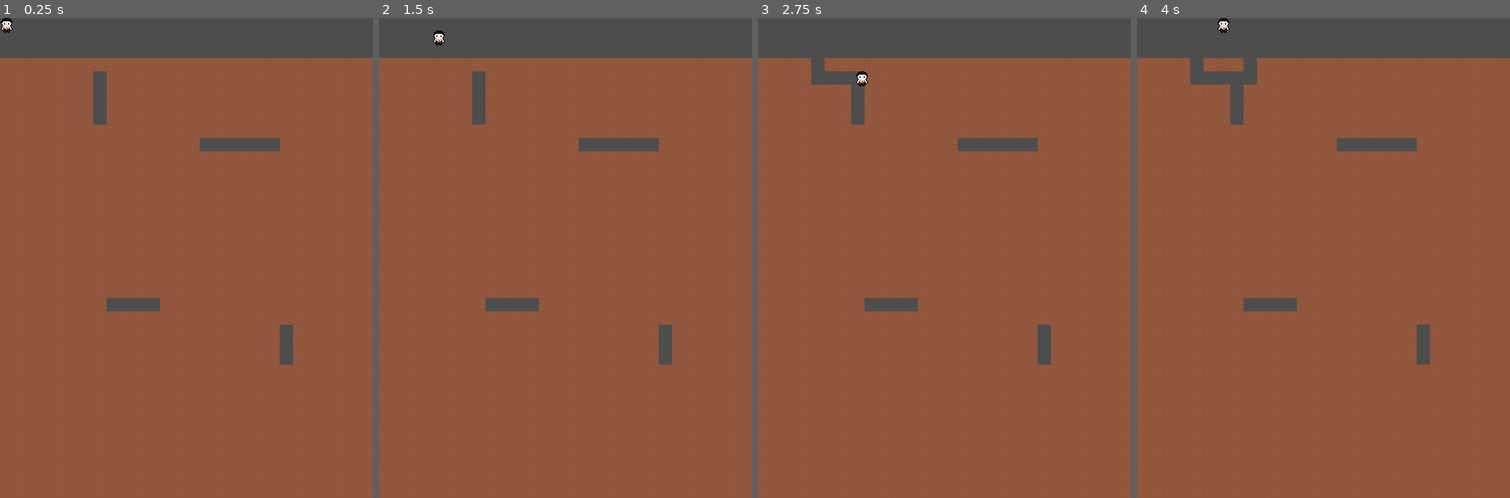
Above: before the commit, frames 1-4 (left to right).
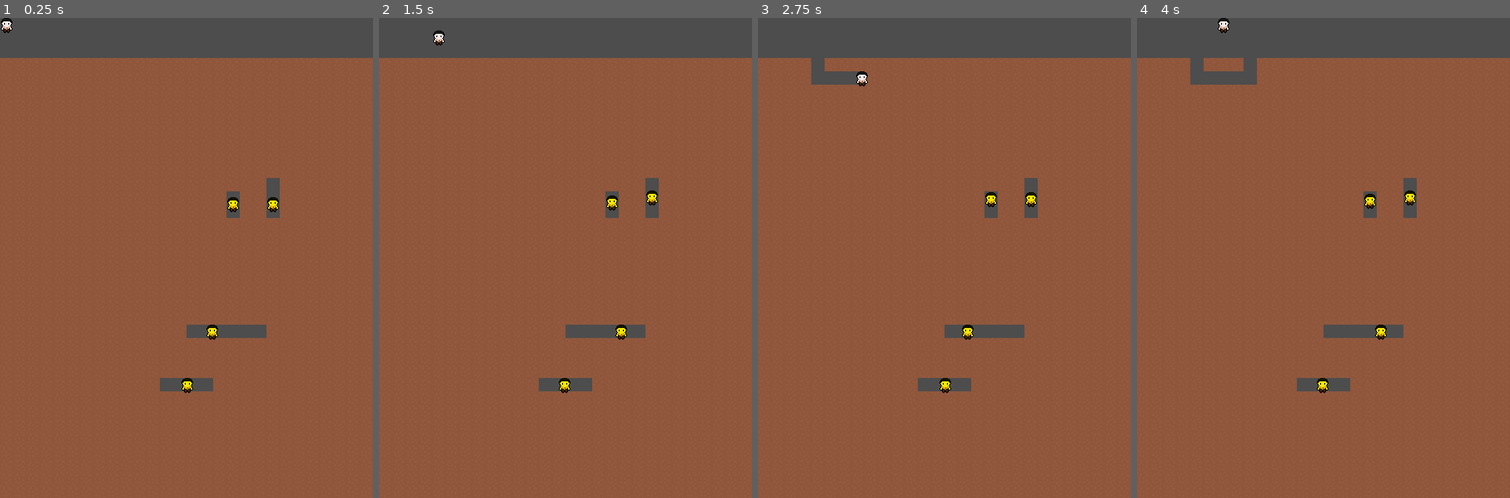
Above: after the commit, the same moments.

Repository: KyzonP/20-games---game-7
Game: Godot game, scene res://Scenes/level.tscn
The game is run twice, just before and just after one commit, with the same random seed, the same clock (stepped at 60 frames per second) and the same inputs.
Inputs:
- Up to frame 1 (0.25 s): no input
- Up to frame 2 (1.5 s): hold D (move_right) 0.53-1.28 s; hold S (move_down) from 1.28 s (still down)
- Up to frame 3 (2.75 s): release S (move_down) at 2.03 s; hold D (move_right) from 2.03 s (still down)
- Up to frame 4 (4 s): release D (move_right) at 2.78 s; hold W (move_up) 2.78-3.53 s; hold A (move_left) from 3.53 s (still down)

The runs differ from the first frame. In frame 1, 3.2% of the frame differs, in the area x 25-79%, y 11-79%; in frame 2, 3.2%; in frame 3, 3.1%; in frame 4, 3.1%.

Commit message:
Maze holes and Enemies
Logic for creating the random holes was streamlined/made adaptable

Basic enemy movement added, could be rewritten/tweaked however

Diff:
--- /dev/null
+++ b/Scenes/enemy.tscn
@@ -0,0 +1,33 @@
+[gd_scene format=3 uid="uid://cejaclwqbetoi"]
+
+[ext_resource type="Script" uid="uid://v8c28dn0mdyp" path="res://Scripts/enemy.gd" id="1_1f0kj"]
+[ext_resource type="Texture2D" uid="uid://bgi818xp8eb35" path="res://Assets/Sam.png" id="1_hghv2"]
+
+[sub_resource type="AtlasTexture" id="AtlasTexture_6phgx"]
+atlas = ExtResource("1_hghv2")
+region = Rect2(192, 0, 16, 28)
+
+[sub_resource type="SpriteFrames" id="SpriteFrames_1f0kj"]
+animations = [{
+"frames": [{
+"duration": 1.0,
+"texture": SubResource("AtlasTexture_6phgx")
+}],
+"loop": true,
+"name": &"default",
+"speed": 5.0
+}]
+
+[sub_resource type="RectangleShape2D" id="RectangleShape2D_afpow"]
+size = Vector2(12, 12)
+
+[node name="Enemy" type="Area2D" unique_id=392511293]
+script = ExtResource("1_1f0kj")
+
+[node name="AnimatedSprite2D" type="AnimatedSprite2D" parent="." unique_id=1671676825]
+modulate = Color(1, 1, 0, 1)
+texture_filter = 1
+sprite_frames = SubResource("SpriteFrames_1f0kj")
+
+[node name="CollisionShape2D" type="CollisionShape2D" parent="." unique_id=467714624]
+shape = SubResource("RectangleShape2D_afpow")
--- a/Scenes/level.tscn
+++ b/Scenes/level.tscn
@@ -8,6 +8,9 @@
 [sub_resource type="TileSetAtlasSource" id="TileSetAtlasSource_81xng"]
 texture = ExtResource("1_tumq0")
 0:0/0 = 0
+3:0/0 = 0
+1:0/0 = 0
+2:0/0 = 0
 
 [sub_resource type="TileSet" id="TileSet_wqkje"]
 sources/0 = SubResource("TileSetAtlasSource_81xng")
--- /dev/null
+++ b/Scripts/enemy.gd
@@ -0,0 +1,128 @@
+extends Area2D
+
+@export var maze : TileMapLayer
+
+var state : States = States.MOVE
+var lastDir : Direction = Direction.VOID
+var moveDir : Direction = Direction.VOID
+
+enum States {MOVE, BURROW}
+enum Direction {UP, DOWN, LEFT, RIGHT, VOID}
+
+var speed : float = 40.0
+
+const SNAP_DISTANCE = 4
+
+func _physics_process(delta):
+	var cell = maze.local_to_map(global_position)
+	var centre = maze.map_to_local(cell)
+
+	if lastDir != moveDir and maze.is_tile_free(lastDir, global_position):
+		if global_position.distance_to(centre) < SNAP_DISTANCE:
+			global_position = centre
+			moveDir = lastDir
+
+	if global_position.distance_to(centre) < (speed/1.5 * delta):
+		checkIntersection(cell,centre)
+
+	match moveDir:
+		Direction.UP: global_position.y -= speed * delta
+		Direction.DOWN: global_position.y += speed * delta
+		Direction.LEFT: global_position.x -= speed * delta
+		Direction.RIGHT: global_position.x += speed * delta
+
+func checkIntersection(_cell, centre, turn : bool = false, spawn : bool = false):
+	var possDir : Array[PotentialTiles] = []
+	var _possibleDirections = 0
+
+	var singleDir : Direction
+	var singleDirConfirmed : bool = false
+
+
+
+	if maze.is_tile_free(Direction.DOWN, centre + nextTile()):
+		var newPoss = PotentialTiles.new(Direction.DOWN, maze.get_tile(Direction.DOWN, centre + nextTile()))
+		possDir.append(newPoss)
+
+		_possibleDirections += 1
+
+		if not singleDirConfirmed:
+			if moveDir == Direction.DOWN:
+				singleDir = moveDir
+				singleDirConfirmed = true
+
+	if maze.is_tile_free(Direction.UP, centre + nextTile()):
+		var newPoss = PotentialTiles.new(Direction.UP, maze.get_tile(Direction.UP, centre + nextTile()))
+		possDir.append(newPoss)
+
+		_possibleDirections += 1
+
+		if not singleDirConfirmed:
+			if moveDir == Direction.UP:
+				singleDir = moveDir
+				singleDirConfirmed = true
+
+	if maze.is_tile_free(Direction.LEFT, centre + nextTile()):
+		var newPoss = PotentialTiles.new(Direction.LEFT, maze.get_tile(Direction.LEFT, centre + nextTile()))
+		possDir.append(newPoss)
+
+		_possibleDirections += 1
+
+		if not singleDirConfirmed:
+			if moveDir == Direction.LEFT:
+				singleDir = moveDir
+				singleDirConfirmed = true
+
+	if maze.is_tile_free(Direction.RIGHT, centre + nextTile()):
+		var newPoss = PotentialTiles.new(Direction.RIGHT, maze.get_tile(Direction.RIGHT, centre + nextTile()))
+		possDir.append(newPoss)
+
+		_possibleDirections += 1
+
+		if not singleDirConfirmed:
+			if moveDir == Direction.RIGHT:
+				singleDir = moveDir
+				singleDirConfirmed = true
+
+	if possDir.size() == 1:
+		lastDir = possDir[0].dir
+	elif singleDirConfirmed:
+		lastDir = singleDir
+	else:
+		var randDir = randi_range(0,3)
+		if randDir == 0:
+			if maze.is_tile_free(Direction.UP, centre + nextTile()):
+				lastDir = Direction.UP
+				return
+		elif randDir:
+			if maze.is_tile_free(Direction.LEFT, centre + nextTile()):
+				lastDir = Direction.LEFT
+				return
+		elif randDir:
+			if maze.is_tile_free(Direction.RIGHT, centre + nextTile()):
+				lastDir = Direction.RIGHT
+				return
+		elif randDir:
+			if maze.is_tile_free(Direction.DOWN, centre + nextTile()):
+				lastDir = Direction.DOWN
+				return
+
+func nextTile():
+	if moveDir == Direction.UP:
+		return Vector2(0,-16)
+	if moveDir == Direction.DOWN:
+		return Vector2(0,16)
+	if moveDir == Direction.RIGHT:
+		return Vector2(16,0)
+	if moveDir == Direction.LEFT:
+		return Vector2(-16,0)
+
+	return Vector2.ZERO
+
+class PotentialTiles:
+	var dir : Direction
+	var pos : Vector2
+
+	func _init(_dir : Direction, _pos : Vector2):
+		dir = _dir
+		pos = _pos
--- a/Scripts/player.gd
+++ b/Scripts/player.gd
@@ -1,6 +1,5 @@
 extends Area2D
 
-@export var helper : Node2D
 @export var maze : TileMapLayer
 
 enum Direction {UP, DOWN, LEFT, RIGHT, VOID}
--- a/Scripts/tile_map_layer.gd
+++ b/Scripts/tile_map_layer.gd
@@ -1,56 +1,119 @@
 extends TileMapLayer
+
+@export var x_min : int = 10
+@export var x_max : int = 47
+@export var y_min : int = 12
+@export var y_max : int = 63
+
+var enemy = load("res://Scenes/enemy.tscn")
+var enemyPositions = []
+var rockPositions = []
+
+enum Direction {UP,DOWN,LEFT,RIGHT}
 
 func TileReached(tile):
 	erase_cell(local_to_map(tile))
 
 func _ready():
-	CreatePockets()
+	startLevel()
 
-func CreatePockets():
-	# Randomly generate pockets in the four quarters of the board, and expand those a random amount vertically and horizontally
-	for i in 4:
-		var randX
-		var randY
+func startLevel():
+	createPockets(4,5)
 
-		if i == 0:
-			randX = randi_range(10,25) * 8
-			randY = randi_range(11,30) * 8
-		elif i == 1:
-			randX = randi_range(35,47) * 8
-			randY = randi_range(11,30) * 8
-		elif i == 2:
-			randX = randi_range(10,25) * 8
-			randY = randi_range(40,63) * 8
-		elif i == 3:
-			randX = randi_range(35,47) * 8
-			randY = randi_range(40,63) * 8
+# Randomly generate an amount of pockets a specific distance away from each other, checking to ensure there isn't overlap before adding it to the array
+func createPockets(count: int, safe_distance : float):
+	enemyPositions = []
+
+	while enemyPositions.size() < count:
+		var randX = randi_range(x_min, x_max) * 8
+		var randY = randi_range(y_min,y_max) * 8
+
+		randX = map_to_local(local_to_map(Vector2i(randX, randY)))[0]
+		randY = map_to_local(local_to_map(Vector2i(randX, randY)))[1]
+
+		var is_valid : bool = true
+
+		for pos in enemyPositions.size():
+			if abs(enemyPositions[pos][0] - randX) > safe_distance or abs(enemyPositions[pos][1] - randY) > safe_distance:
+				# No overlap
+				pass
+			else:
+				is_valid = false
+				break
+
+		if is_valid:
+			enemyPositions.append(Vector2i(randX, randY))
 
 		erase_cell(local_to_map(Vector2i(randX, randY)))
 
-		# 0 = horizontal, 1 = vertical
-		var randDir = randi_range(0,1)
-		var randSize = randi_range(3,5)
+		expandPockets(3,5, randX, randY)
 
-		print("rand Dir: " + str(randDir))
-		print("rand Size: " + str(randSize))
+		SpawnEnemy(randX, randY)
 
-		if randDir == 0:
-			var randXForward = randX
-			var randXReverse = randX
-			for j in randSize:
-				print(j)
-				randXForward = randXForward + 8
-				randXReverse = randXReverse-8
-				erase_cell(local_to_map(Vector2i(randXForward, randY)))
-				erase_cell(local_to_map(Vector2i(randXReverse, randY)))
-		elif randDir == 1:
-			var randYForward = randY
-			var randYReverse = randY
-			for j in randSize:
-				randY = randYForward + 8
-				randYReverse = randYReverse-8
-				erase_cell(local_to_map(Vector2i(randX, randYForward)))
-				erase_cell(local_to_map(Vector2i(randX, randYReverse)))
+func expandPockets(min, max, randX, randY):
+	# 0 = horizontal, 1 = vertical
+	var randDir = randi_range(0,1)
+	var randSize = randi_range(3,5)
 
-func SpawnEnemy():
+	print("rand Dir: " + str(randDir))
+	print("rand Size: " + str(randSize))
+
+	if randDir == 0:
+		var randXForward = randX
+		var randXReverse = randX
+		for j in randSize:
+			print(j)
+			randXForward = randXForward + 8
+			randXReverse = randXReverse-8
+			erase_cell(local_to_map(Vector2i(randXForward, randY)))
+			erase_cell(local_to_map(Vector2i(randXReverse, randY)))
+	elif randDir == 1:
+		var randYForward = randY
+		var randYReverse = randY
+		for j in randSize:
+			randY = randYForward + 8
+			randYReverse = randYReverse-8
+			erase_cell(local_to_map(Vector2i(randX, randYForward)))
+			erase_cell(local_to_map(Vector2i(randX, randYReverse)))
+
+func SpawnEnemy(x, y):
+	var newEnemy = enemy.instantiate()
+	add_child(newEnemy)
+	newEnemy.global_position = Vector2(x,y)
+	newEnemy.maze = self
 	pass
+
+func is_tile_free(dir, pos) -> bool:
+	# Get current cell
+	var current_cell = local_to_map(pos)
+
+	# Calculate next cell based on direction
+	var next_cell = current_cell
+	match dir:
+		Direction.UP: next_cell.y -= 1
+		Direction.DOWN: next_cell.y += 1
+		Direction.LEFT: next_cell.x -= 1
+		Direction.RIGHT: next_cell.x += 1
+
+	# Check if it's free - if so, return true
+
+	var tile_data = get_cell_tile_data(next_cell)
+
+	if tile_data == null:
+		return true
+	else:
+		return false
+
+func get_tile(dir, pos):
+	# Get current cell
+	var current_cell = local_to_map(pos)
+
+	# Calculate next cell based on direction
+	var next_cell = current_cell
+	match dir:
+		Direction.UP: next_cell.y -= 1
+		Direction.DOWN: next_cell.y += 1
+		Direction.LEFT: next_cell.x -= 1
+		Direction.RIGHT: next_cell.x += 1
+
+	return map_to_local(next_cell)
Not shown, added: Scripts/enemy.gd.uid
